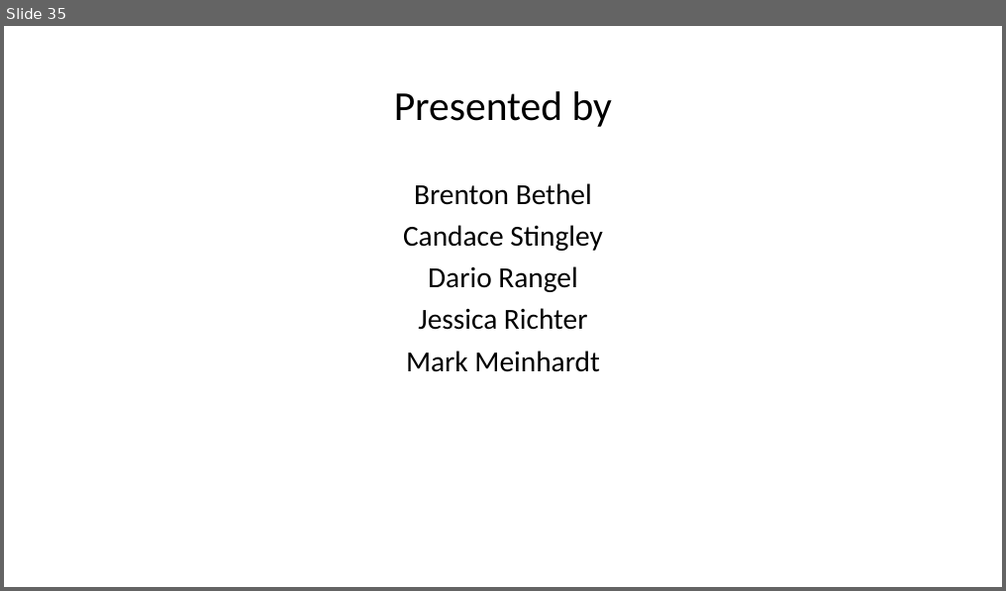
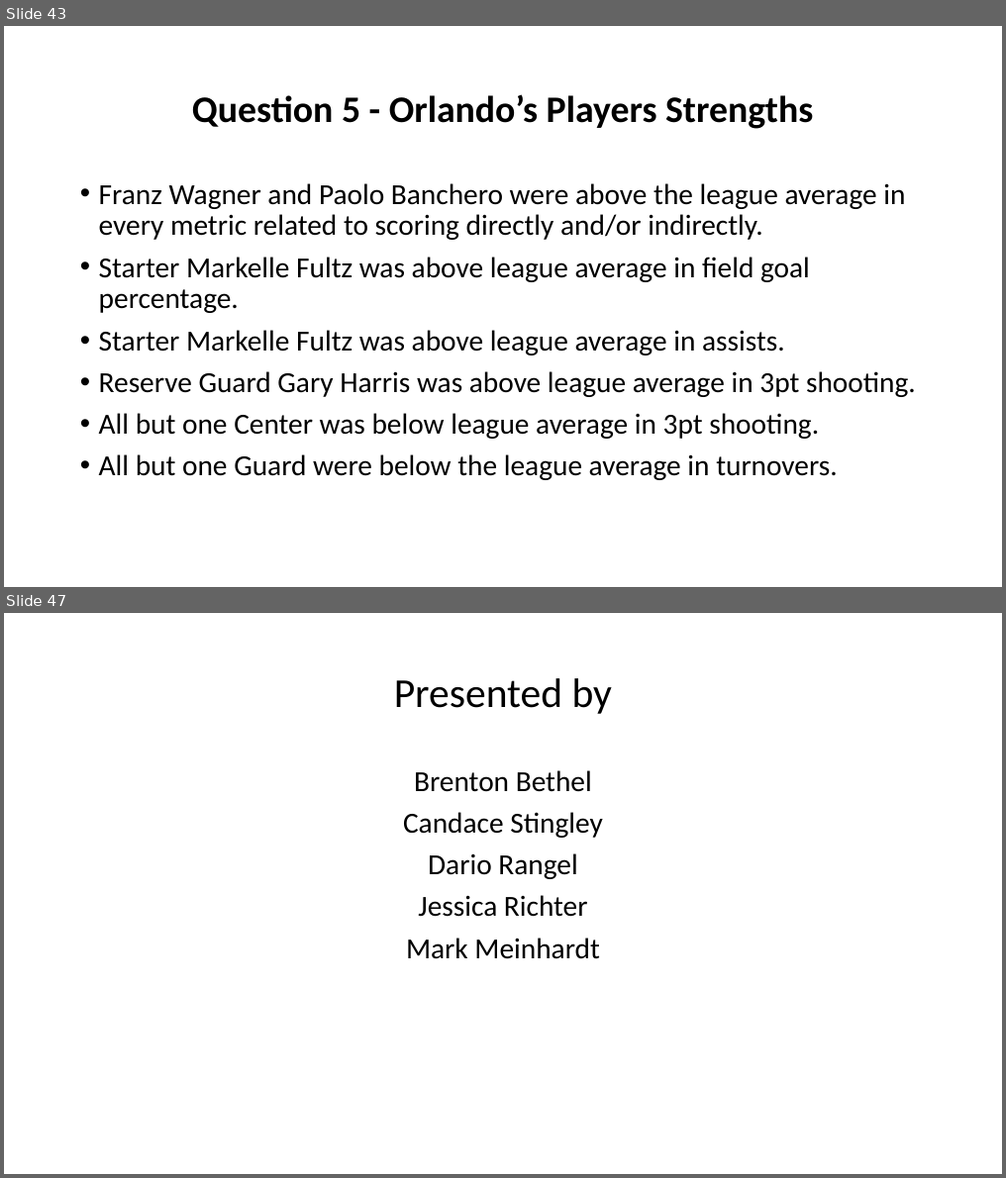
Before and after one commit to CandaceDoesData/Group_Project_1, a slide deck: NBA.pptx. Shown one above the other, each under a label of ours: slide 35 before the commit, slides 43 and 47 after it; the slides between them are not shown. The pictures are 1006x591 and 1006x1178 pixels, drawn with LibreOffice and Linux fonts; fonts in the diff are those of the drawing. Boxes give left, top, right and bottom in pixels: in the first picture for what was removed or moved away, otherwise in the second. Text is boxed around its words. In the diff, an @@ line names an element or a change of style, - is before the commit and + after.

```diff
--- a/NBA.pptx
+++ b/NBA.pptx
@@ slide 43 added at (4,26,1002,587), background #FFFFFF @@
@@ title added at (192,94,813,129), 36 pt, text #000000, bold @@
+Question 5 - Orlando’s Players Strengths
@@ text added at (99,183,916,480), 28 pt, text #000000 @@
+• Franz Wagner and Paolo Banchero were above the league average in every metric related to scoring directly and/or indirectly.
+• Starter Markelle Fultz was above league average in field goal percentage.
+• Starter Markelle Fultz was above league average in assists.
+• Reserve Guard Gary Harris was above league average in 3pt shooting.
+• All but one Center was below league average in 3pt shooting.
+• All but one Guard were below the league average in turnovers.
@@ what was slide 35 is now slide 47 @@
```
Also in this commit, not shown: 9 slides changed, 16 other slides added, 5 slides removed, 1 other file.
